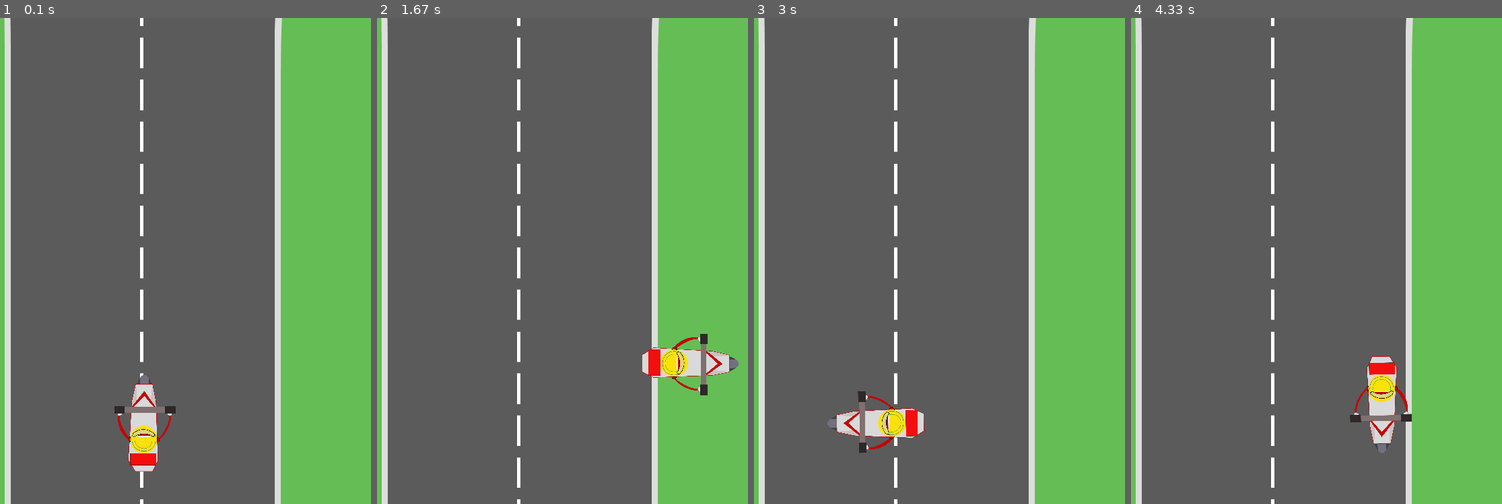
Above: before the commit, frames 1-4 (left to right).
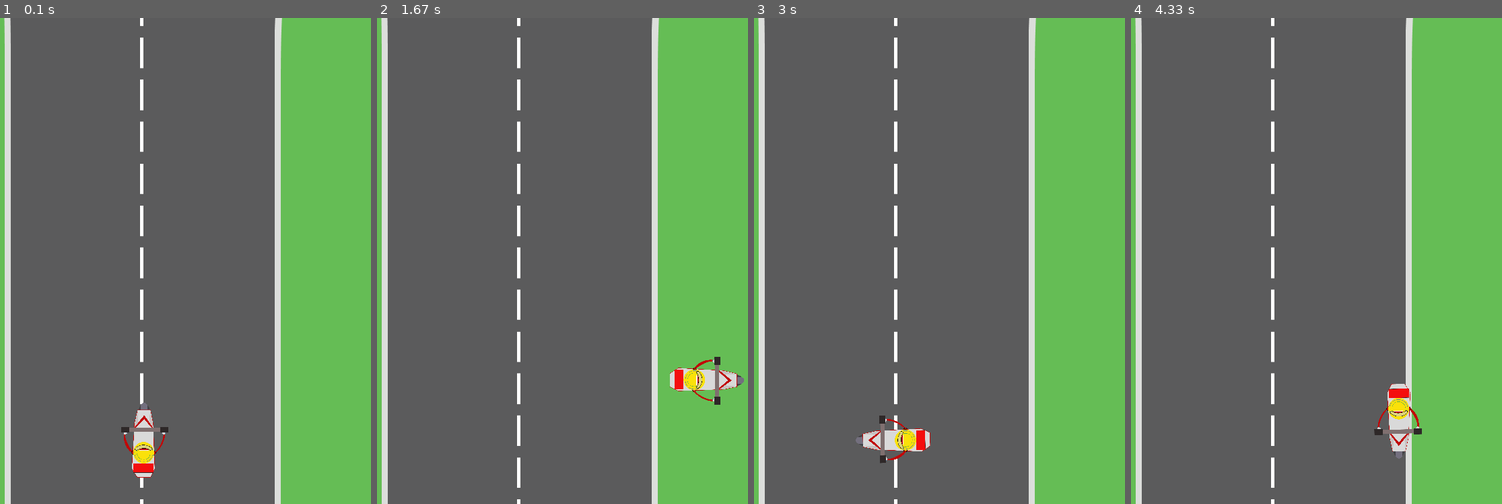
Above: after the commit, the same moments.

Repository: Danilo-C-Ramos/Pygame
Game: pygame game, started from Main.py
Two runs of this game, one before a commit and one after it. Both use one fixed random seed, a clock stepped at 60 frames per second and the inputs below.
Inputs:
- Up to frame 1 (0.1 s): no input
- Up to frame 2 (1.67 s): hold D 0.33-0.8 s; hold W 0.83-1.13 s; hold D 1.17-1.63 s
- Up to frame 3 (3 s): hold A 1.67-2.2 s; hold S 2.23-2.53 s; hold A 2.57-2.97 s
- Up to frame 4 (4.33 s): hold W 3-3.37 s; hold D 3.4-4.03 s; hold S from 4.07 s (still down)

The runs differ from the first frame. In frame 1, 1.5% of the frame differs, in the area x 30-48%, y 73-95%; in frame 2, 2.0%, in the area x 71-99%, y 65-80%; in frame 3, 2.0%; in frame 4, 2.0%.

Commit message:
Arrumando a mecanica

Diff:
--- a/Main.py
+++ b/Main.py
@@ -157,12 +157,15 @@
         if player.rect.bottom > HEIGHT:
             player.speedy = 0
             player.rect.bottom = HEIGHT
+
         elif player.rect.top <= 0:
             player.speedy = 0
-            player.rect.top = 0
+            player.rect.top = 1
+
         elif player.rect.left <= 0:
             player.speedx = 0
             player.rect.left = 0
+
         elif player.rect.right >= WIDTH:
            player.speedx = 0
            player.rect.right = WIDTH
--- a/config.py
+++ b/config.py
@@ -5,8 +5,8 @@
 SND_DIR = path.join(path.dirname(__file__), 'assets', 'snd')
 #FNT_DIR = path.join(path.dirname(__file__), 'assets', 'font')
 
-MOTO_WIDTH = 220
-MOTO_HEIGHT = 220
+MOTO_WIDTH = 170
+MOTO_HEIGHT = 170
 CARRO_WIDTH = 80
 CARRO_HEIGHT = 120  #Tamanhos aleatorios ate o momento
 
